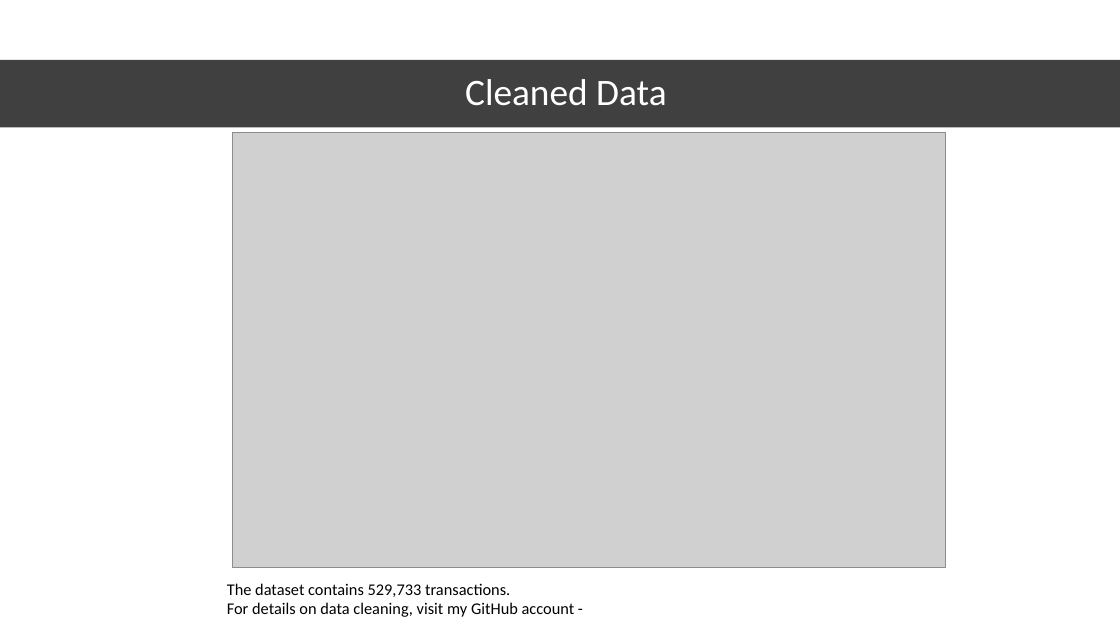
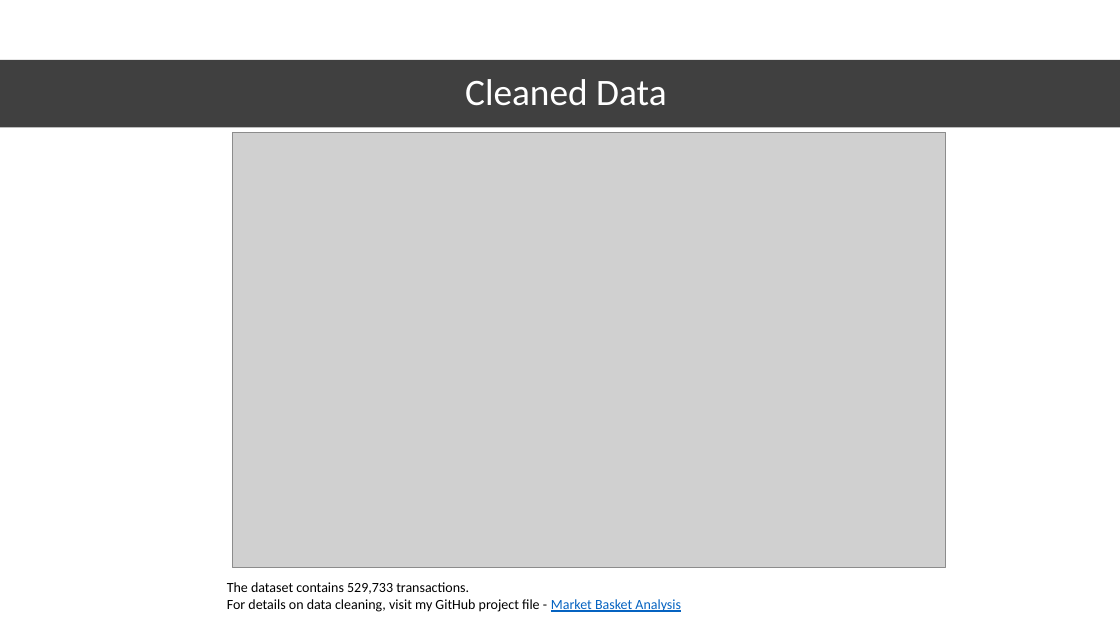
Before and after one commit to RutanshuDesai/Data-Analysis-Market-Basket-Analysis, a slide deck: slide 4 of E-Commerce Market Basket Analysis.pptx (slide 3 before the commit). Drawn at 1120x630 pixels with LibreOffice and Linux fonts; fonts in the diff are those of the drawing; grey boxes stand for pictures. Boxes give left, top, right and bottom in pixels: in the first picture for what was removed or moved away, otherwise in the second. Text is boxed around its words. In the diff, an @@ line names an element or a change of style, - is before the commit and + after.

```diff
--- a/E-Commerce Market Basket Analysis.pptx
+++ b/E-Commerce Market Basket Analysis.pptx
@@ text at (x1=227, y1=599, x2=681, y2=612): text changed; size 14 to 12 pt @@
-For details on data cleaning, visit my GitHub account -
+For details on data cleaning, visit my GitHub project file - Market Basket Analysis
@@ text at (x1=227, y1=582, x2=469, y2=594): size 14 to 12 pt in "The dataset contains 529,733 transactions." @@
```
Also in this commit, not shown: 11 other slides changed, 3 slides added.
